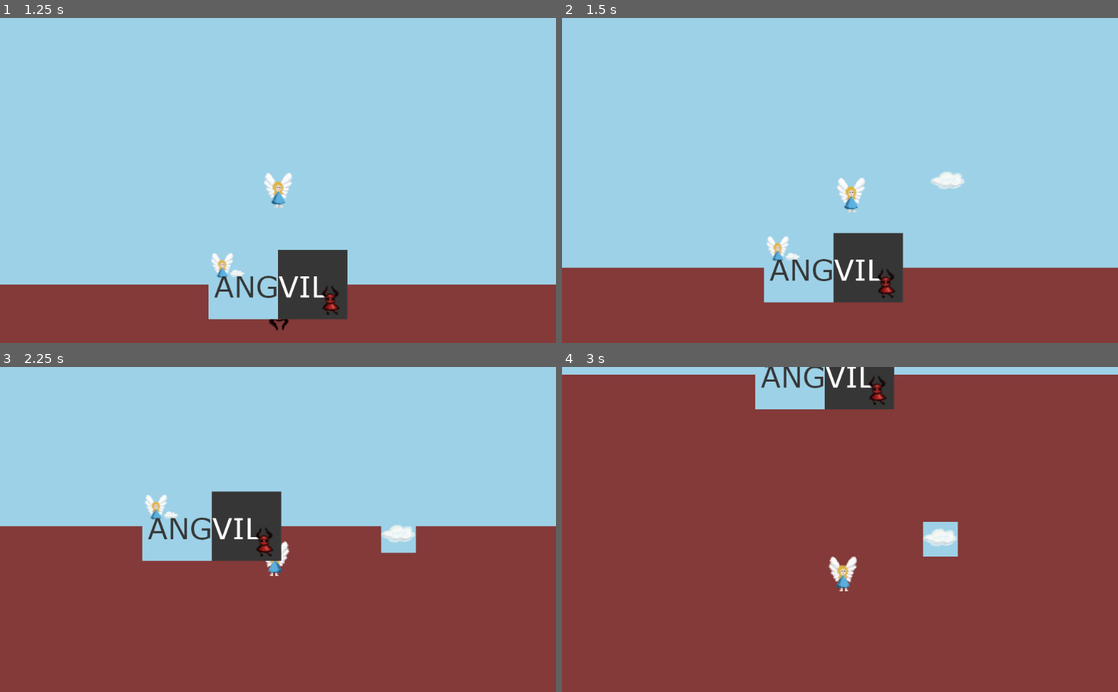
Above: before the commit, frames 1-4 (two rows, left to right).
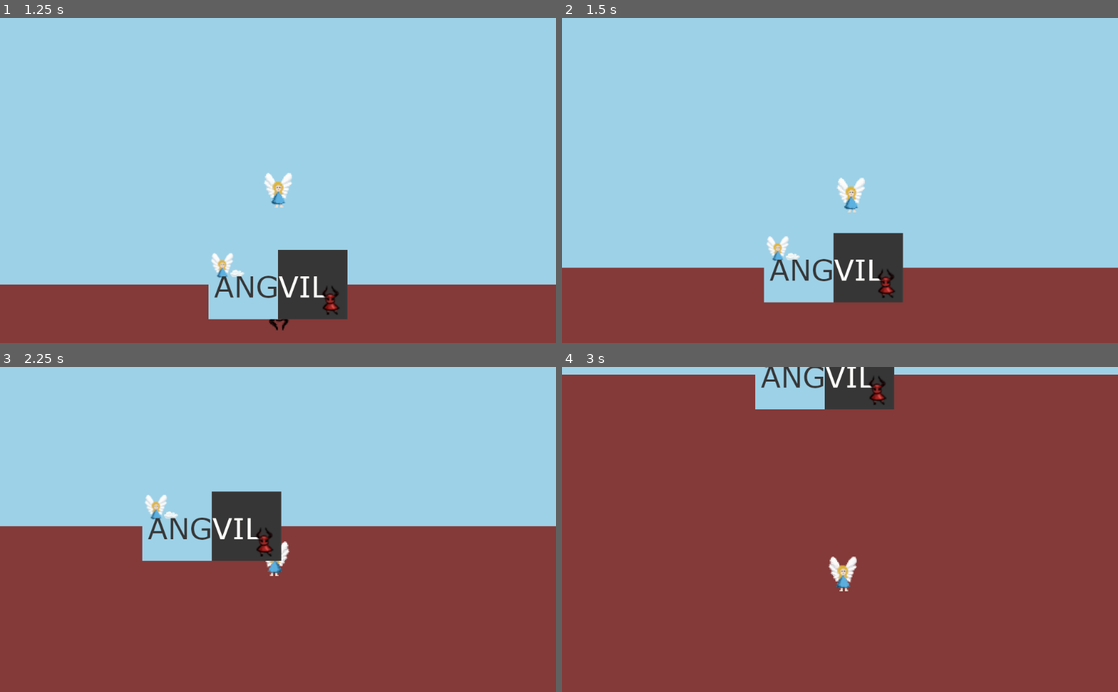
Above: after the commit, the same moments.

Repository: ang-vil/angvil
Game: Godot game, scene res://scenes/menu.tscn
The game is run twice, just before and just after one commit, with the same random seed, the same clock (stepped at 60 frames per second) and the same inputs.
Inputs:
- Up to frame 1 (1.25 s): click "run game" at 0.5 s
- Up to frame 2 (1.5 s): tap Enter at 1.25 s; hold Right (key_right) from 1.28 s (still down); tap Space (shoot) at 1.35 s
- Up to frame 3 (2.25 s): release Right (key_right) at 2.03 s; hold Left (key_left) from 2.03 s (still down); tap Space (shoot) at 2.1 s
- Up to frame 4 (3 s): release Left (key_left) at 2.78 s; hold Right (key_right) from 2.78 s (still down); tap Space (shoot) at 2.85 s

Frame 1 is identical in both runs. In frame 2, 0.2% of the frame differs, in the area x 66-73%, y 47-53%; in frame 3, 0.5%; in frame 4, 0.7%, in the area x 64-72%, y 47-59%.

Commit message:
Add bullet body_entered signal

Diff:
--- a/scenes/angel.tscn
+++ b/scenes/angel.tscn
@@ -27,4 +27,4 @@
 stream = ExtResource( 1 )
 
 [node name="bulletspawn" type="Position2D" parent="."]
-position = Vector2( 14, -0.5 )
+position = Vector2( 32, 0 )
--- a/scenes/bullet.tscn
+++ b/scenes/bullet.tscn
@@ -15,3 +15,5 @@
 [node name="CollisionShape2D" type="CollisionShape2D" parent="."]
 position = Vector2( 0, -1.5 )
 shape = SubResource( 1 )
+
+[connection signal="body_entered" from="." to="." method="_on_bullet_body_entered"]
